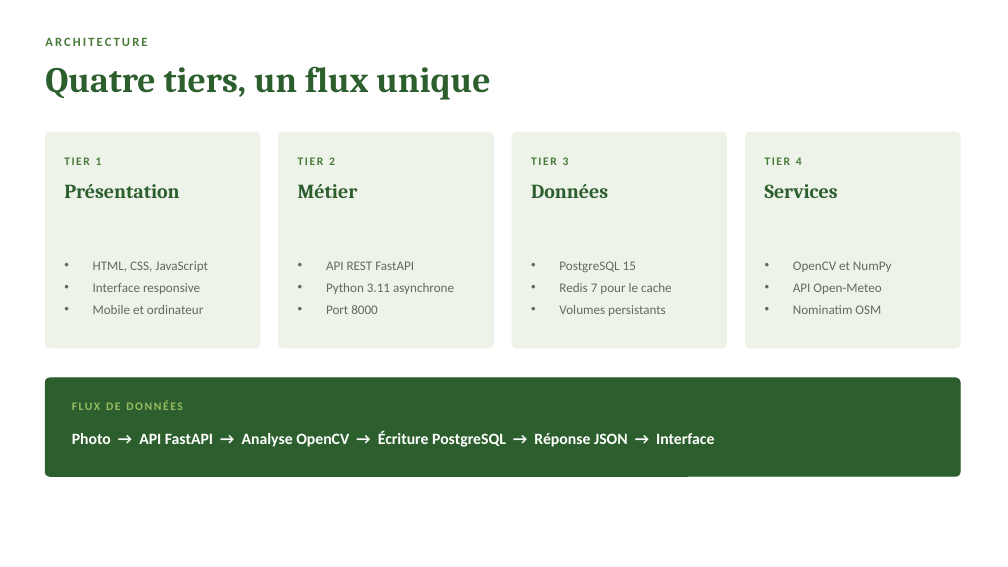
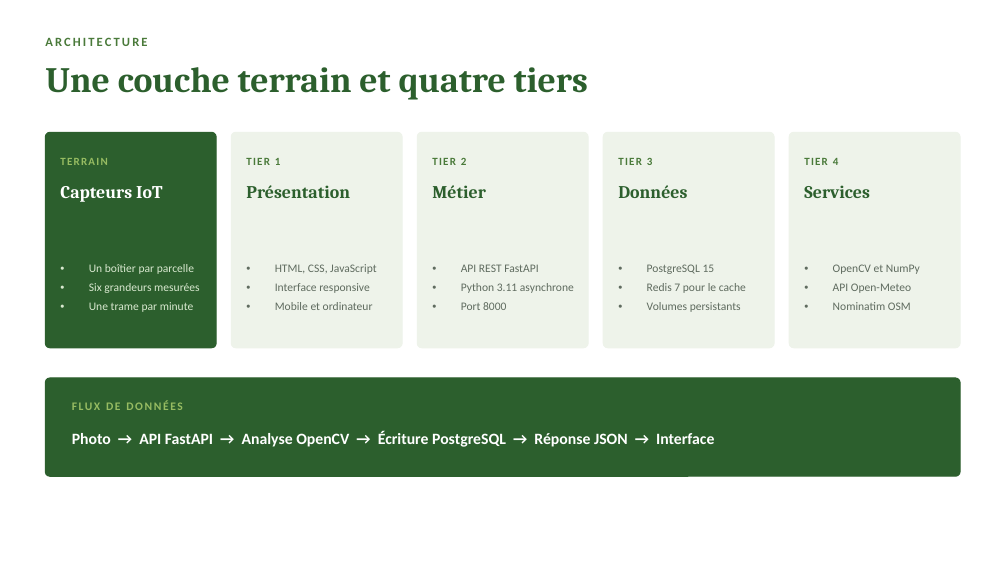
Before and after one commit to Antonito35/diagnositique-plante, a slide deck: slide 6 of SOUTENANCE.pptx. Drawn at 1008x567 pixels with LibreOffice and Linux fonts; fonts in the diff are those of the drawing. Boxes give left, top, right and bottom in pixels: in the first picture for what was removed or moved away, otherwise in the second. Text is boxed around its words. In the diff, an @@ line names an element or a change of style, - is before the commit and + after.

```diff
--- a/SOUTENANCE.pptx
+++ b/SOUTENANCE.pptx
@@ text at (45, 67, 588, 100): text changed @@
-Quatre tiers, un flux unique
+Une couche terrain et quatre tiers
@@ rounded rectangle: place and size @@
-rounded rectangle at (45, 132, 260, 348)
+rounded rectangle at (45, 132, 216, 348)
@@ rounded rectangle at (45, 132, 216, 348): fill #EEF3EA to #2C5F2D; outline #EEF3EA 1 pt to #2C5F2D 1 pt; proportions changed @@
@@ proportions changed in 3 elements at (789, 132, 960, 348), (603, 132, 774, 348), (231, 132, 402, 348) @@
@@ rounded rectangle: place and size @@
-rounded rectangle at (279, 132, 494, 348)
+rounded rectangle at (231, 132, 402, 348)
@@ rounded rectangle added at (417, 132, 588, 348), fill #EEF3EA, outline #EEF3EA 1 pt @@
@@ rounded rectangle: place and size @@
-rounded rectangle at (513, 132, 727, 348)
+rounded rectangle at (603, 132, 774, 348)
@@ rounded rectangle: place and size @@
-rounded rectangle at (746, 132, 960, 348)
+rounded rectangle at (789, 132, 960, 348)
@@ text added at (60, 158, 107, 165), 10.5 pt, text #97BC62, bold @@
+TERRAIN
@@ size 11 to 10.5 pt, letter spacing 1.5 to 1.2 pt in 4 elements at (804, 158, 839, 165), (618, 158, 653, 165), (432, 158, 467, 165), (246, 158, 281, 165) @@
@@ size 19 to 17 pt in 4 elements at (804, 185, 870, 198), (618, 185, 687, 198), (432, 185, 486, 198), (246, 185, 350, 198) @@
@@ text "TIER 1": place and size @@
-text "TIER 1" at (64, 157, 102, 165)
+text "TIER 1" at (246, 158, 281, 165)
@@ text "Présentation": place and size @@
-text "Présentation" at (64, 184, 180, 198)
+text "Présentation" at (246, 185, 350, 198)
@@ text "TIER 2": place and size @@
-text "TIER 2" at (298, 157, 335, 165)
+text "TIER 2" at (432, 158, 467, 165)
@@ text "Métier": place and size @@
-text "Métier" at (298, 184, 358, 198)
+text "Métier" at (432, 185, 486, 198)
@@ text "TIER 3": place and size @@
-text "TIER 3" at (531, 157, 569, 165)
+text "TIER 3" at (618, 158, 653, 165)
@@ text "Données": place and size @@
-text "Données" at (531, 184, 608, 198)
+text "Données" at (618, 185, 687, 198)
@@ text "TIER 4": place and size @@
-text "TIER 4" at (765, 157, 802, 165)
+text "TIER 4" at (804, 158, 839, 165)
@@ text "Services": place and size @@
-text "Services" at (765, 184, 838, 198)
+text "Services" at (804, 185, 870, 198)
@@ text added at (60, 186, 162, 202), 17 pt, text #FFFFFF, bold @@
+Capteurs IoT
@@ size 12.5 to 11 pt; less space between paragraphs in 4 elements at (833, 264, 920, 310), (647, 264, 746, 312), (461, 264, 574, 310), (275, 264, 376, 310) @@
@@ text "HTML, CSS, JavaScript": place and size @@
-text "HTML, CSS, JavaScript" at (93, 261, 208, 314)
+text "HTML, CSS, JavaScript" at (275, 264, 376, 310)
@@ text "API REST FastAPI": place and size @@
-text "API REST FastAPI" at (326, 261, 454, 314)
+text "API REST FastAPI" at (461, 264, 574, 310)
@@ text "PostgreSQL 15": place and size @@
-text "PostgreSQL 15" at (559, 261, 672, 316)
+text "PostgreSQL 15" at (647, 264, 746, 312)
@@ text "OpenCV et NumPy": place and size @@
-text "OpenCV et NumPy" at (793, 261, 892, 314)
+text "OpenCV et NumPy" at (833, 264, 920, 310)
@@ text added at (89, 264, 200, 312), 11 pt, text #D8E8CF @@
+• Un boîtier par parcelle
+• Six grandeurs mesurées
+• Une trame par minute
```
Also in this commit, not shown: 5 other slides changed, 2 slides added, 1 slide removed, 1 other file.
